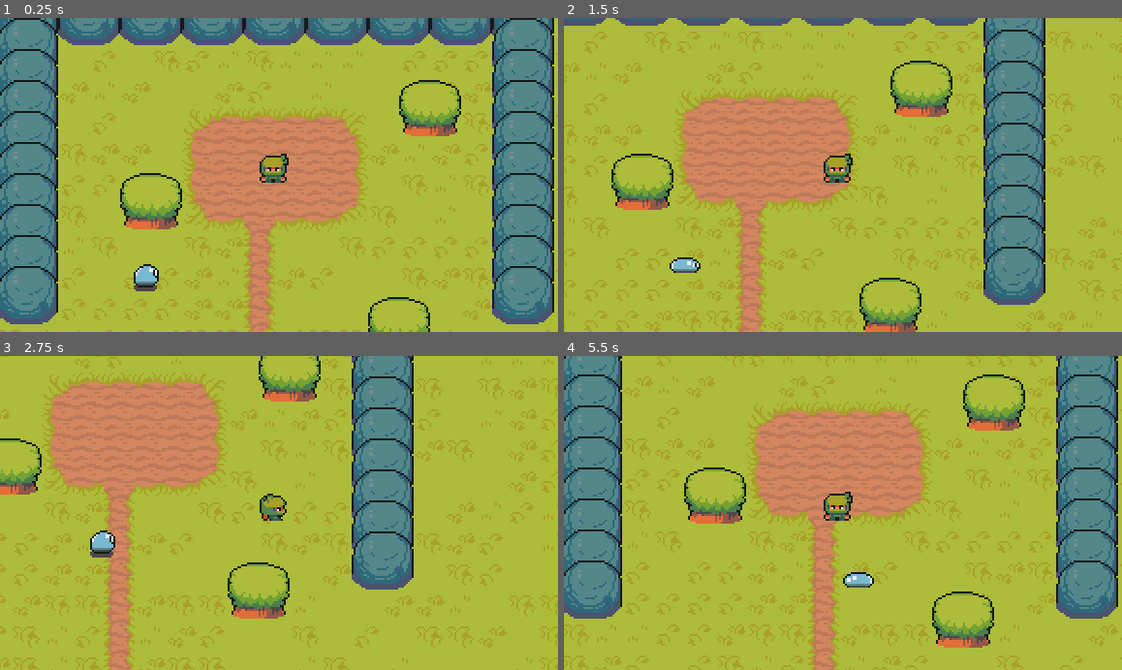
Above: before the commit, frames 1-4 (two rows, left to right).
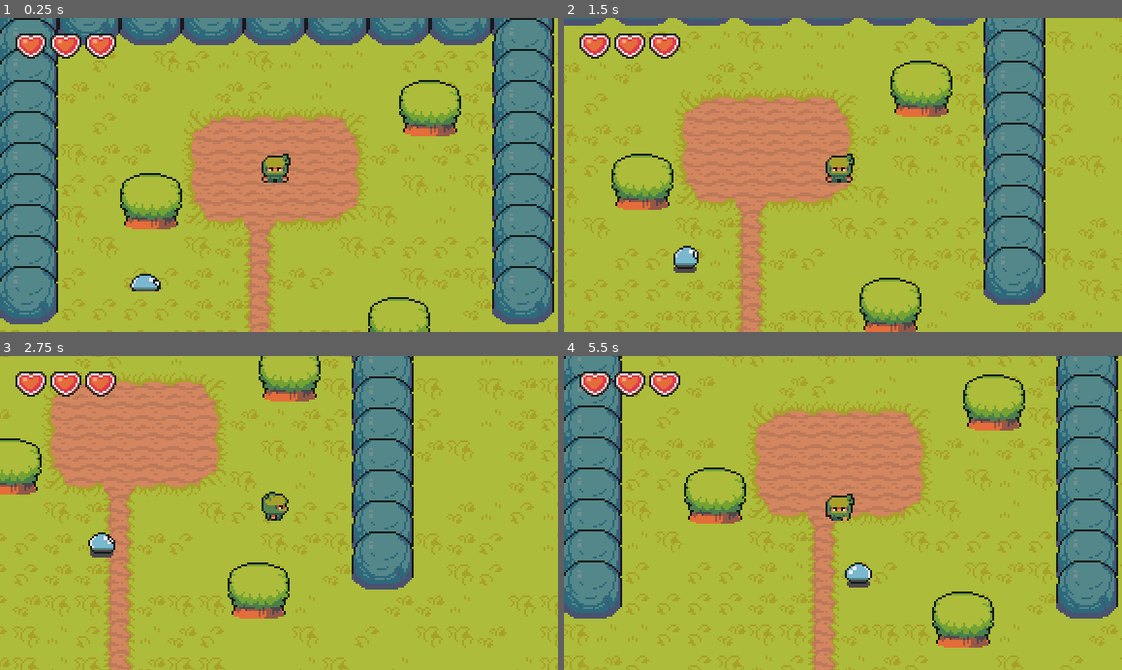
Above: after the commit, the same moments.

Repository: ian-antking/arpg-ninja
Game: Godot game, scene res://scenes/world.tscn
The game is run twice, just before and just after one commit, with the same random seed, the same clock (stepped at 60 frames per second) and the same inputs.
Inputs:
- Up to frame 1 (0.25 s): no input
- Up to frame 2 (1.5 s): hold Right (walk_right) 0.53-1.28 s; hold Down (walk_down) from 1.28 s (still down)
- Up to frame 3 (2.75 s): release Down (walk_down) at 2.03 s; hold Right (walk_right) from 2.03 s (still down)
- Up to frame 4 (5.5 s): release Right (walk_right) at 2.78 s; hold Up (walk_up) 2.78-3.53 s; hold Left (walk_left) 3.53-5.03 s; hold Down (walk_down) from 5.03 s (still down)

The runs differ from the first frame. In frame 1, 1.6% of the frame differs, in the area x 2-53%, y 4-88%; in frame 2, 1.6%; in frame 3, 1.4%; in frame 4, 1.7%, in the area x 2-56%, y 4-74%.

Commit message:
add health bar

Diff:
--- /dev/null
+++ b/scenes/heart_gui.tscn
@@ -0,0 +1,16 @@
+[gd_scene load_steps=2 format=3 uid="uid://ckam8cbcya7kx"]
+
+[ext_resource type="Texture2D" uid="uid://dx1bc0ghebii6" path="res://assets/sprites/heart.png" id="1_swcy5"]
+
+[node name="HeartGui" type="Panel"]
+self_modulate = Color(1, 1, 1, 0)
+custom_minimum_size = Vector2(16, 13)
+offset_right = 16.0
+offset_bottom = 13.0
+
+[node name="Sprite2D" type="Sprite2D" parent="."]
+position = Vector2(0, -2)
+texture = ExtResource("1_swcy5")
+centered = false
+hframes = 5
+frame = 4
--- /dev/null
+++ b/scenes/hearts_container.tscn
@@ -0,0 +1,17 @@
+[gd_scene load_steps=2 format=3 uid="uid://b17fn27xgd8tv"]
+
+[ext_resource type="PackedScene" uid="uid://ckam8cbcya7kx" path="res://scenes/heart_gui.tscn" id="1_3nxpg"]
+
+[node name="HeartsContainer" type="HBoxContainer"]
+offset_right = 56.0
+offset_bottom = 40.0
+theme_override_constants/separation = 2
+
+[node name="HeartGui" parent="." instance=ExtResource("1_3nxpg")]
+layout_mode = 2
+
+[node name="HeartGui2" parent="." instance=ExtResource("1_3nxpg")]
+layout_mode = 2
+
+[node name="HeartGui3" parent="." instance=ExtResource("1_3nxpg")]
+layout_mode = 2
--- a/scenes/player.tscn
+++ b/scenes/player.tscn
@@ -2,24 +2,6 @@
 
 [ext_resource type="Texture2D" uid="uid://byp7ledwgxh7n" path="res://assets/sprites/player.png" id="1_5xqj7"]
 [ext_resource type="Script" path="res://scripts/player.gd" id="1_tbf04"]
-
-[sub_resource type="Animation" id="Animation_ke1qw"]
-resource_name = "walk_down"
-length = 0.8
-loop_mode = 1
-step = 0.2
-tracks/0/type = "value"
-tracks/0/imported = false
-tracks/0/enabled = true
-tracks/0/path = NodePath(".:frame_coords")
-tracks/0/interp = 1
-tracks/0/loop_wrap = true
-tracks/0/keys = {
-"times": PackedFloat32Array(0, 0.2, 0.4, 0.6),
-"transitions": PackedFloat32Array(1, 1, 1, 1),
-"update": 1,
-"values": [Vector2i(0, 0), Vector2i(0, 1), Vector2i(0, 2), Vector2i(0, 3)]
-}
 
 [sub_resource type="Animation" id="Animation_3s3hg"]
 length = 0.001
@@ -36,11 +18,10 @@
 "values": [Vector2i(0, 0)]
 }
 
-[sub_resource type="Animation" id="Animation_76cyq"]
-resource_name = "walk_up"
-length = 0.8
+[sub_resource type="Animation" id="Animation_ke1qw"]
+resource_name = "walk_down"
 loop_mode = 1
-step = 0.2
+step = 0.25
 tracks/0/type = "value"
 tracks/0/imported = false
 tracks/0/enabled = true
@@ -48,17 +29,16 @@
 tracks/0/interp = 1
 tracks/0/loop_wrap = true
 tracks/0/keys = {
-"times": PackedFloat32Array(0, 0.2, 0.4, 0.6),
+"times": PackedFloat32Array(0, 0.25, 0.5, 0.75),
 "transitions": PackedFloat32Array(1, 1, 1, 1),
 "update": 1,
-"values": [Vector2i(1, 0), Vector2i(1, 1), Vector2i(1, 2), Vector2i(1, 3)]
+"values": [Vector2i(0, 0), Vector2i(0, 1), Vector2i(0, 2), Vector2i(0, 3)]
 }
 
 [sub_resource type="Animation" id="Animation_x04xd"]
 resource_name = "walk_left"
-length = 0.8
 loop_mode = 1
-step = 0.2
+step = 0.25
 tracks/0/type = "value"
 tracks/0/imported = false
 tracks/0/enabled = true
@@ -66,7 +46,7 @@
 tracks/0/interp = 1
 tracks/0/loop_wrap = true
 tracks/0/keys = {
-"times": PackedFloat32Array(0, 0.2, 0.4, 0.6),
+"times": PackedFloat32Array(0, 0.25, 0.5, 0.75),
 "transitions": PackedFloat32Array(1, 1, 1, 1),
 "update": 1,
 "values": [Vector2i(2, 0), Vector2i(2, 1), Vector2i(2, 2), Vector2i(2, 3)]
@@ -74,9 +54,8 @@
 
 [sub_resource type="Animation" id="Animation_vukri"]
 resource_name = "walk_right"
-length = 0.8
 loop_mode = 1
-step = 0.2
+step = 0.25
 tracks/0/type = "value"
 tracks/0/imported = false
 tracks/0/enabled = true
@@ -84,10 +63,27 @@
 tracks/0/interp = 1
 tracks/0/loop_wrap = true
 tracks/0/keys = {
-"times": PackedFloat32Array(0, 0.2, 0.4, 0.6),
+"times": PackedFloat32Array(0, 0.25, 0.5, 0.75),
 "transitions": PackedFloat32Array(1, 1, 1, 1),
 "update": 1,
 "values": [Vector2i(3, 0), Vector2i(3, 1), Vector2i(3, 2), Vector2i(3, 3)]
+}
+
+[sub_resource type="Animation" id="Animation_76cyq"]
+resource_name = "walk_up"
+loop_mode = 1
+step = 0.25
+tracks/0/type = "value"
+tracks/0/imported = false
+tracks/0/enabled = true
+tracks/0/path = NodePath(".:frame_coords")
+tracks/0/interp = 1
+tracks/0/loop_wrap = true
+tracks/0/keys = {
+"times": PackedFloat32Array(0, 0.25, 0.5, 0.75),
+"transitions": PackedFloat32Array(1, 1, 1, 1),
+"update": 1,
+"values": [Vector2i(1, 0), Vector2i(1, 1), Vector2i(1, 2), Vector2i(1, 3)]
 }
 
 [sub_resource type="AnimationLibrary" id="AnimationLibrary_oxmwd"]
@@ -113,7 +109,7 @@
 [node name="Sprite2D" type="Sprite2D" parent="."]
 z_index = 1
 y_sort_enabled = true
-position = Vector2(-1, -8)
+position = Vector2(0, -8)
 texture = ExtResource("1_5xqj7")
 hframes = 4
 vframes = 7
@@ -125,7 +121,7 @@
 autoplay = "walk_down"
 
 [node name="CollisionShape2D" type="CollisionShape2D" parent="."]
-position = Vector2(-1, -2)
+position = Vector2(0, -2)
 shape = SubResource("RectangleShape2D_dfi8b")
 
 [node name="Hurtbox" type="Area2D" parent="."]
@@ -134,3 +130,5 @@
 [node name="CollisionShape2D" type="CollisionShape2D" parent="Hurtbox"]
 position = Vector2(0, -7)
 shape = SubResource("CapsuleShape2D_dkd8n")
+
+[connection signal="area_entered" from="Hurtbox" to="." method="_on_hurtbox_area_entered"]
--- a/scenes/slime.tscn
+++ b/scenes/slime.tscn
@@ -44,17 +44,16 @@
 
 [sub_resource type="Animation" id="Animation_sgp1w"]
 resource_name = "walk_down"
-length = 0.8
-loop_mode = 1
-step = 0.2
-tracks/0/type = "value"
-tracks/0/imported = false
-tracks/0/enabled = true
-tracks/0/path = NodePath(".:frame_coords")
-tracks/0/interp = 1
-tracks/0/loop_wrap = true
-tracks/0/keys = {
-"times": PackedFloat32Array(0, 0.2, 0.4, 0.6),
+loop_mode = 1
+step = 0.25
+tracks/0/type = "value"
+tracks/0/imported = false
+tracks/0/enabled = true
+tracks/0/path = NodePath(".:frame_coords")
+tracks/0/interp = 1
+tracks/0/loop_wrap = true
+tracks/0/keys = {
+"times": PackedFloat32Array(0, 0.25, 0.5, 0.75),
 "transitions": PackedFloat32Array(1, 1, 1, 1),
 "update": 1,
 "values": [Vector2i(0, 0), Vector2i(0, 1), Vector2i(0, 2), Vector2i(0, 3)]
@@ -66,7 +65,7 @@
 tracks/1/interp = 1
 tracks/1/loop_wrap = true
 tracks/1/keys = {
-"times": PackedFloat32Array(0, 0.2, 0.4, 0.6),
+"times": PackedFloat32Array(0, 0.25, 0.5, 0.75),
 "transitions": PackedFloat32Array(1, 1, 1, 1),
 "update": 1,
 "values": [Vector2(0, -4), Vector2(0, -8), Vector2(0, -7), Vector2(0, -4)]
@@ -78,7 +77,7 @@
 tracks/2/interp = 1
 tracks/2/loop_wrap = true
 tracks/2/keys = {
-"times": PackedFloat32Array(0, 0.2, 0.4, 0.6),
+"times": PackedFloat32Array(0, 0.25, 0.5, 0.75),
 "transitions": PackedFloat32Array(1, 1, 1, 1),
 "update": 1,
 "values": [Vector2(1, 1), Vector2(1.2, 0.9), Vector2(1.2, 0.9), Vector2(0.7, 1.1)]
@@ -86,17 +85,16 @@
 
 [sub_resource type="Animation" id="Animation_yo12f"]
 resource_name = "walk_left"
-length = 0.8
-loop_mode = 1
-step = 0.2
-tracks/0/type = "value"
-tracks/0/imported = false
-tracks/0/enabled = true
-tracks/0/path = NodePath(".:frame_coords")
-tracks/0/interp = 1
-tracks/0/loop_wrap = true
-tracks/0/keys = {
-"times": PackedFloat32Array(0, 0.2, 0.4, 0.6),
+loop_mode = 1
+step = 0.25
+tracks/0/type = "value"
+tracks/0/imported = false
+tracks/0/enabled = true
+tracks/0/path = NodePath(".:frame_coords")
+tracks/0/interp = 1
+tracks/0/loop_wrap = true
+tracks/0/keys = {
+"times": PackedFloat32Array(0, 0.25, 0.5, 0.75),
 "transitions": PackedFloat32Array(1, 1, 1, 1),
 "update": 1,
 "values": [Vector2i(2, 0), Vector2i(2, 1), Vector2i(2, 2), Vector2i(2, 3)]
@@ -108,7 +106,7 @@
 tracks/1/interp = 1
 tracks/1/loop_wrap = true
 tracks/1/keys = {
-"times": PackedFloat32Array(0, 0.2, 0.4, 0.6),
+"times": PackedFloat32Array(0, 0.25, 0.5, 0.75),
 "transitions": PackedFloat32Array(1, 1, 1, 1),
 "update": 1,
 "values": [Vector2(0, -4), Vector2(-1, -8), Vector2(-1.19209e-07, -7), Vector2(1.06581e-14, -4)]
@@ -120,7 +118,7 @@
 tracks/2/interp = 1
 tracks/2/loop_wrap = true
 tracks/2/keys = {
-"times": PackedFloat32Array(0, 0.2, 0.4, 0.6),
+"times": PackedFloat32Array(0, 0.25, 0.5, 0.75),
 "transitions": PackedFloat32Array(1, 1, 1, 1),
 "update": 1,
 "values": [Vector2(1, 1), Vector2(1.2, 0.85), Vector2(1.2, 0.85), Vector2(0.85, 1.1)]
@@ -128,17 +126,16 @@
 
 [sub_resource type="Animation" id="Animation_6h6st"]
 resource_name = "walk_right"
-length = 0.8
-loop_mode = 1
-step = 0.2
-tracks/0/type = "value"
-tracks/0/imported = false
-tracks/0/enabled = true
-tracks/0/path = NodePath(".:frame_coords")
-tracks/0/interp = 1
-tracks/0/loop_wrap = true
-tracks/0/keys = {
-"times": PackedFloat32Array(0, 0.2, 0.4, 0.6),
+loop_mode = 1
+step = 0.25
+tracks/0/type = "value"
+tracks/0/imported = false
+tracks/0/enabled = true
+tracks/0/path = NodePath(".:frame_coords")
+tracks/0/interp = 1
+tracks/0/loop_wrap = true
+tracks/0/keys = {
+"times": PackedFloat32Array(0, 0.25, 0.5, 0.75),
 "transitions": PackedFloat32Array(1, 1, 1, 1),
 "update": 1,
 "values": [Vector2i(3, 0), Vector2i(3, 1), Vector2i(3, 2), Vector2i(3, 3)]
@@ -150,7 +147,7 @@
 tracks/1/interp = 1
 tracks/1/loop_wrap = true
 tracks/1/keys = {
-"times": PackedFloat32Array(0, 0.2, 0.4, 0.6),
+"times": PackedFloat32Array(0, 0.25, 0.5, 0.75),
 "transitions": PackedFloat32Array(1, 1, 1, 1),
 "update": 1,
 "values": [Vector2(0, -4), Vector2(1, -8), Vector2(-1.19209e-07, -7), Vector2(1.06581e-14, -4)]
@@ -162,7 +159,7 @@
 tracks/2/interp = 1
 tracks/2/loop_wrap = true
 tracks/2/keys = {
-"times": PackedFloat32Array(0, 0.2, 0.4, 0.6),
+"times": PackedFloat32Array(0, 0.25, 0.5, 0.75),
 "transitions": PackedFloat32Array(1, 1, 1, 1),
 "update": 1,
 "values": [Vector2(1, 1), Vector2(1.2, 0.85), Vector2(1.2, 0.85), Vector2(0.85, 1.1)]
@@ -170,17 +167,16 @@
 
 [sub_resource type="Animation" id="Animation_neek4"]
 resource_name = "walk_up"
-length = 0.8
-loop_mode = 1
-step = 0.2
-tracks/0/type = "value"
-tracks/0/imported = false
-tracks/0/enabled = true
-tracks/0/path = NodePath(".:frame_coords")
-tracks/0/interp = 1
-tracks/0/loop_wrap = true
-tracks/0/keys = {
-"times": PackedFloat32Array(0, 0.2, 0.4, 0.6),
+loop_mode = 1
+step = 0.25
+tracks/0/type = "value"
+tracks/0/imported = false
+tracks/0/enabled = true
+tracks/0/path = NodePath(".:frame_coords")
+tracks/0/interp = 1
+tracks/0/loop_wrap = true
+tracks/0/keys = {
+"times": PackedFloat32Array(0, 0.25, 0.5, 0.75),
 "transitions": PackedFloat32Array(1, 1, 1, 1),
 "update": 1,
 "values": [Vector2i(1, 0), Vector2i(1, 1), Vector2i(1, 2), Vector2i(1, 3)]
@@ -192,7 +188,7 @@
 tracks/1/interp = 1
 tracks/1/loop_wrap = true
 tracks/1/keys = {
-"times": PackedFloat32Array(0, 0.2, 0.4, 0.6),
+"times": PackedFloat32Array(0, 0.25, 0.5, 0.75),
 "transitions": PackedFloat32Array(1, 1, 1, 1),
 "update": 1,
 "values": [Vector2(0, -4), Vector2(0, -8), Vector2(0, -7), Vector2(2.13163e-14, -4)]
@@ -204,7 +200,7 @@
 tracks/2/interp = 1
 tracks/2/loop_wrap = true
 tracks/2/keys = {
-"times": PackedFloat32Array(0, 0.2, 0.4, 0.6),
+"times": PackedFloat32Array(0, 0.25, 0.5, 0.75),
 "transitions": PackedFloat32Array(1, 1, 1, 1),
 "update": 1,
 "values": [Vector2(1, 1), Vector2(1.3, 0.9), Vector2(1.225, 0.925), Vector2(1, 1.1)]
@@ -245,7 +241,6 @@
 autoplay = "walk_down"
 
 [node name="CollisionShape2D" type="CollisionShape2D" parent="."]
-visible = false
 position = Vector2(0, -2)
 rotation = 1.5708
 shape = SubResource("CapsuleShape2D_6yha4")
--- a/scenes/world.tscn
+++ b/scenes/world.tscn
@@ -6,6 +6,7 @@
 [ext_resource type="Texture2D" uid="uid://bnydtsh7bqkbv" path="res://assets/tilesets/AnimatedFlower.png" id="4_i5dpg"]
 [ext_resource type="PackedScene" uid="uid://bakxiby5cvs0y" path="res://scenes/follow_cam.tscn" id="5_0o4nr"]
 [ext_resource type="PackedScene" uid="uid://cmgfe14mfipfy" path="res://scenes/slime.tscn" id="6_vogcw"]
+[ext_resource type="PackedScene" uid="uid://b17fn27xgd8tv" path="res://scenes/hearts_container.tscn" id="7_bbouh"]
 
 [sub_resource type="TileSetAtlasSource" id="TileSetAtlasSource_wch0d"]
 texture = ExtResource("2_xw7jm")
@@ -2631,3 +2632,11 @@
 [node name="FollowCam" parent="TileMap/Player" node_paths=PackedStringArray("tile_map") instance=ExtResource("5_0o4nr")]
 position = Vector2(2, -4)
 tile_map = NodePath("../..")
+
+[node name="CanvasLayer" type="CanvasLayer" parent="."]
+
+[node name="HeartsContainer" parent="CanvasLayer" instance=ExtResource("7_bbouh")]
+offset_left = 8.0
+offset_top = 8.0
+offset_right = 64.0
+offset_bottom = 48.0
--- a/scripts/player.gd
+++ b/scripts/player.gd
@@ -1,7 +1,10 @@
 extends CharacterBody2D
 
 @export var speed: int = 50
+@export var max_health: int = 3
+
 @onready var sprite = $Sprite2D/AnimationPlayer
+@onready var current_health: int = max_health
 
 func handle_input():
 	var vector: Vector2 = Input.get_vector("walk_left", "walk_right", "walk_up", "walk_down")
@@ -22,3 +25,11 @@
 	handle_input()
 	move_and_slide()
 	update_animation()
+
+func _on_hurtbox_area_entered(area):
+	if area.name == "HitBox":
+		var entity = area.get_parent()
+		current_health -= entity.damage
+		if current_health < 0:
+			current_health = max_health
+		print_debug(current_health)
--- a/slime.gd
+++ b/slime.gd
@@ -3,6 +3,7 @@
 @export var speed: int = 20
 @export var limit: float = 0.5
 @export var end_point: Marker2D
+@export var damage: int = 1
 
 @onready var sprite = $Sprite2D/AnimationPlayer
 
Binary file added: assets/sprites/heart.png
Not shown, added: assets/sprites/heart.png.import
Not shown: 1 places in scenes/world.tscn that only renumber resources
